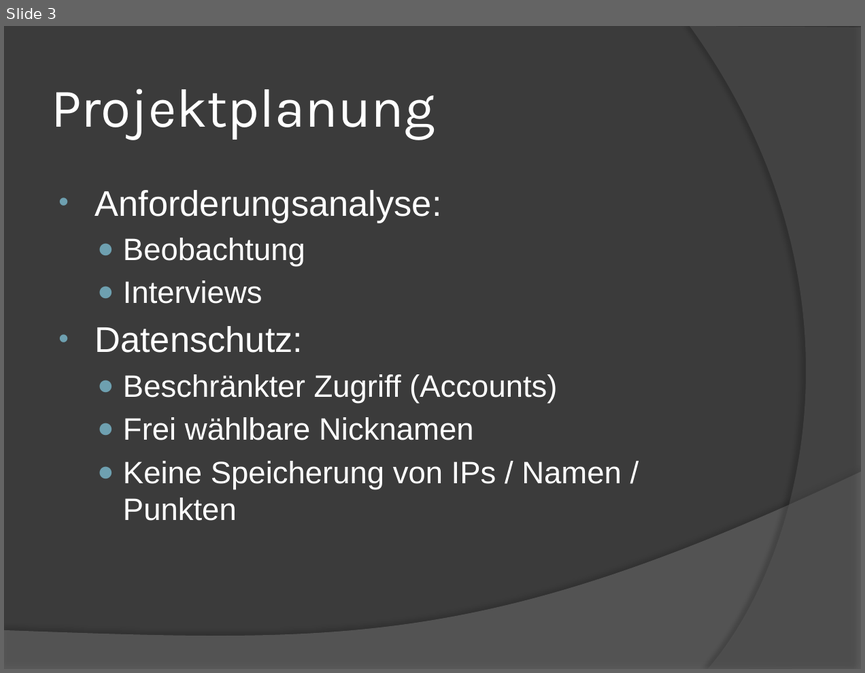
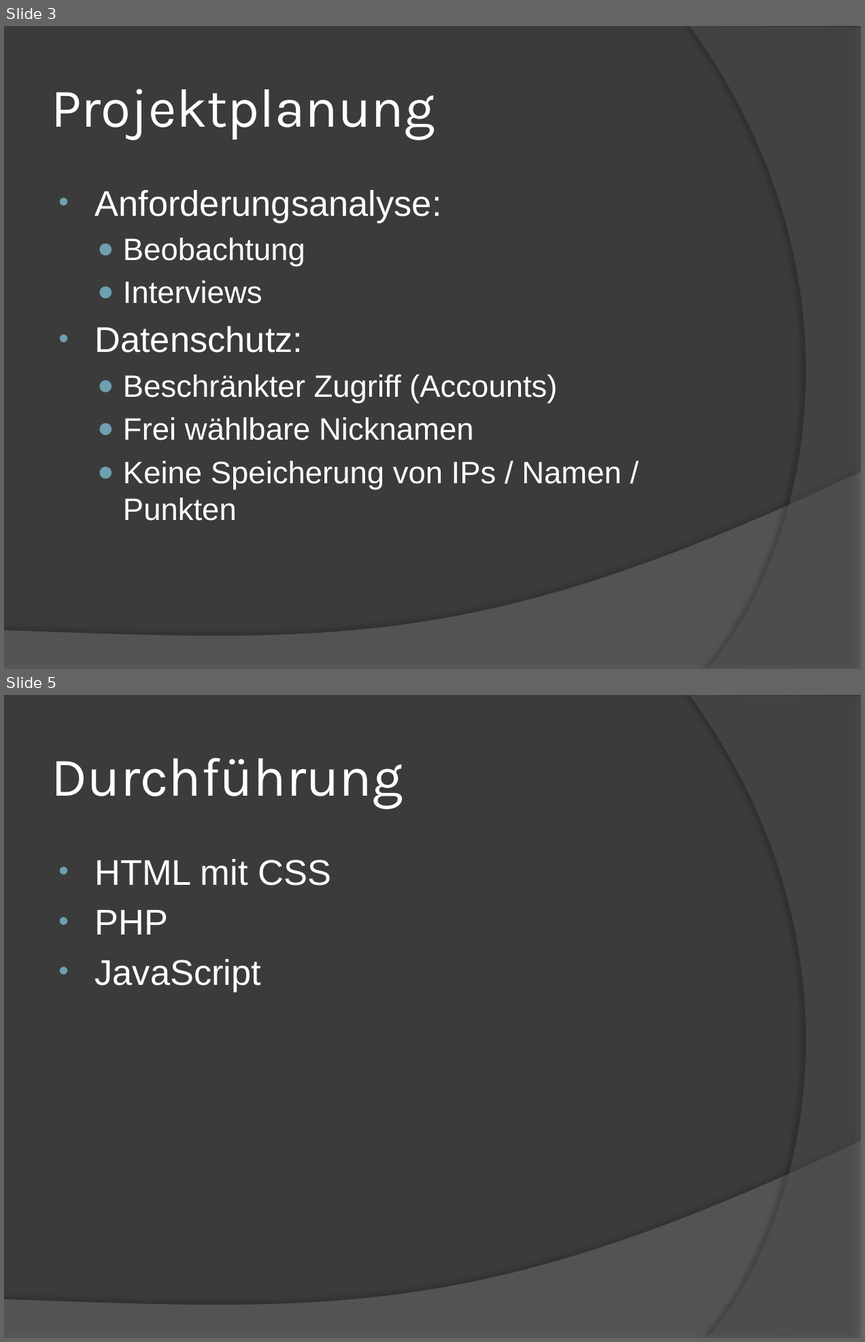
Before and after one commit to L0RDGRlM/klaraoppquiz, a slide deck: KlaraOpp-Quiz.pptx. Shown one above the other, each under a label of ours: slide 3 before the commit, slides 3 and 5 after it; the slides between them are not shown. The pictures are 865x673 and 865x1342 pixels, drawn with LibreOffice and Linux fonts; fonts in the diff are those of the drawing. Boxes give left, top, right and bottom in pixels: in the first picture for what was removed or moved away, otherwise in the second. Text is boxed around its words. In the diff, an @@ line names an element or a change of style, - is before the commit and + after.

```diff
--- a/KlaraOpp-Quiz.pptx
+++ b/KlaraOpp-Quiz.pptx
@@ slide 5 added at box(4, 695, 861, 1338), background #3B3B3B; not listed: 2 template elements that a slide beside it also shows @@
@@ title added at box(51, 758, 402, 809), 46 pt, text #FFFFFF @@
+Durchführung
@@ text added at box(94, 859, 331, 992), 30 pt, text #FFFFFF @@
+• HTML mit CSS
+• PHP
+• JavaScript
```
Also in this commit, not shown: 1 slide changed, 8 other slides added.
